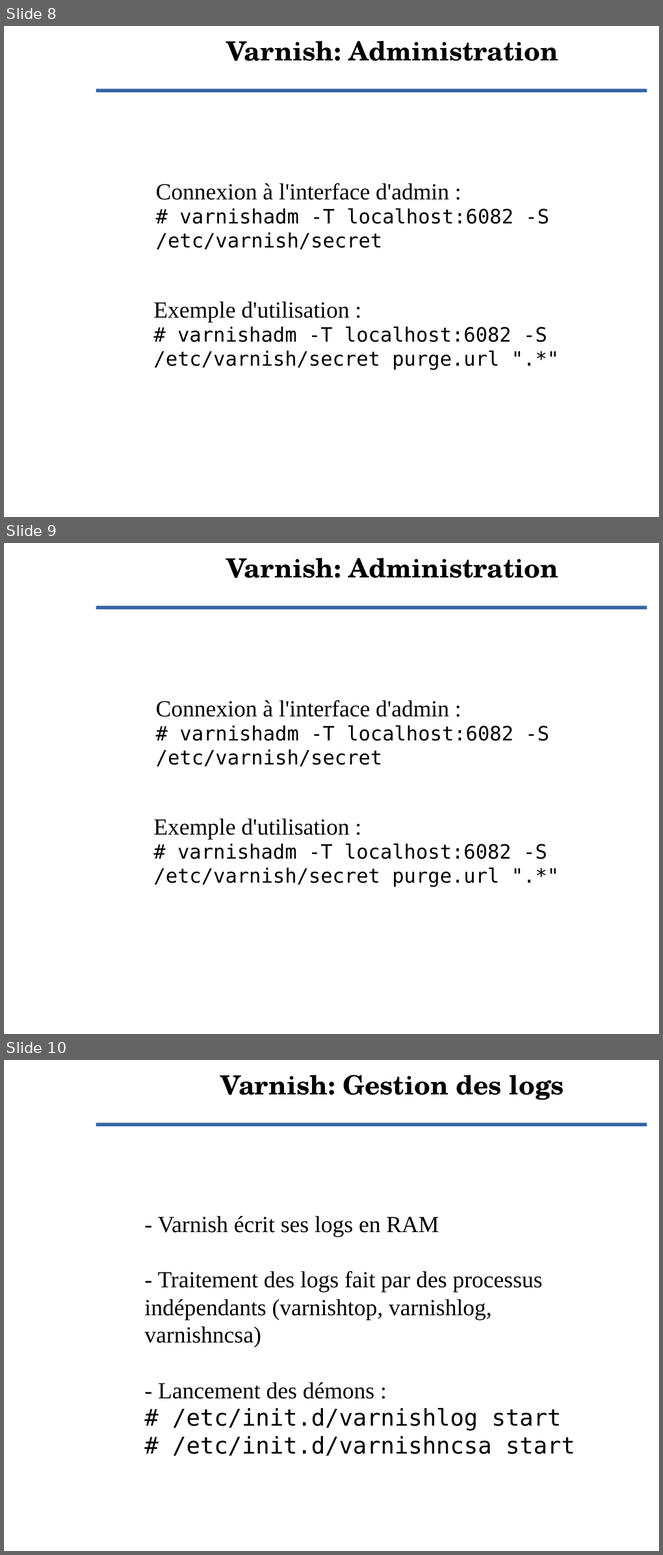
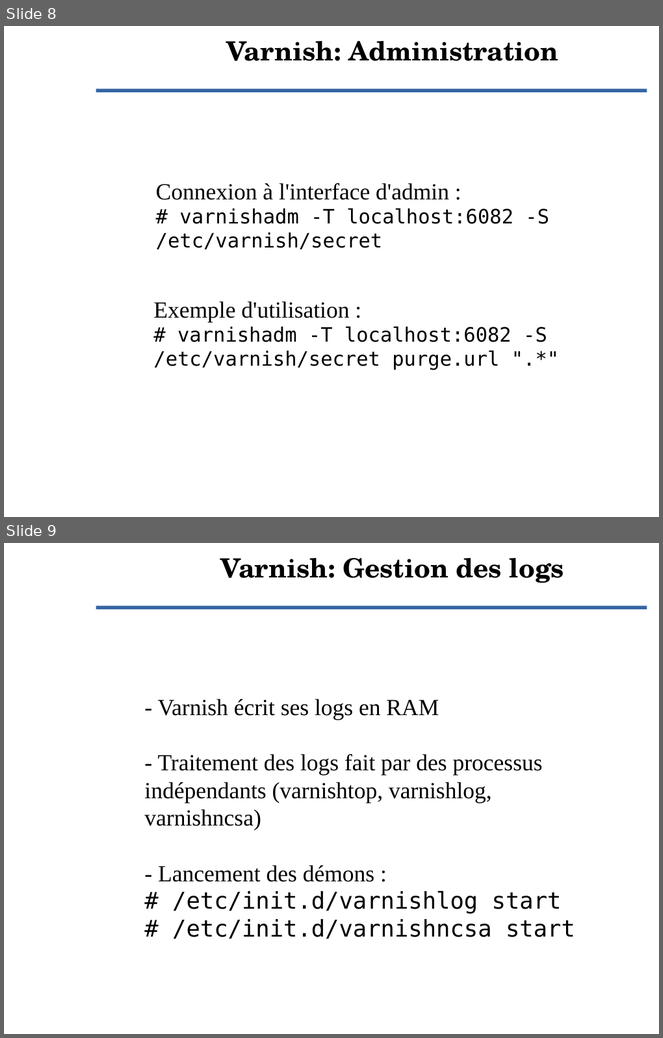
Before and after one commit to Evolix/evoformations, a slide deck: slides/varnish.odp. Shown one above the other, each under a label of ours: slides 8, 9 and 10 before the commit, slides 8 and 9 after it. The pictures are 663x1555 and 663x1038 pixels, drawn with LibreOffice and Linux fonts; fonts in the diff are those of the drawing; background and template pictures are left out. Boxes give left, top, right and bottom in pixels: in the first picture for what was removed or moved away, otherwise in the second. Text is boxed around its words. In the diff, an @@ line names an element or a change of style, - is before the commit and + after.

```diff
--- a/slides/varnish.odp
+++ b/slides/varnish.odp
@@ slide 9 removed at bbox=[4, 543, 659, 1034], background picture (left out); not listed: 1 template element that a slide beside it also shows @@
@@ title removed at bbox=[226, 558, 558, 578] @@
-Varnish: Administration
@@ text removed at bbox=[156, 700, 549, 767] @@
-Connexion à l'interface d'admin :
-# varnishadm -T localhost:6082 -S /etc/varnish/secret
@@ text removed at bbox=[154, 819, 547, 887] @@
-Exemple d'utilisation :
-# varnishadm -T localhost:6082 -S /etc/varnish/secret purge.url ".*"
@@ what was slide 10 is now slide 9 @@
```
Also in this commit, not shown: 3 slides changed, 5 other files.
